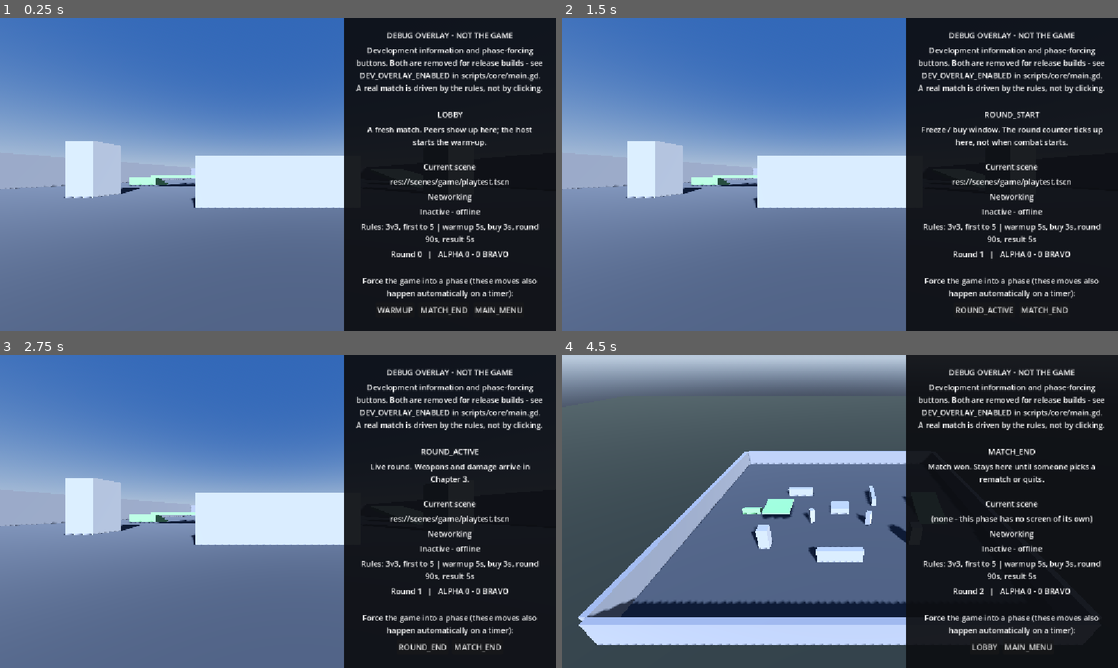
Above: before the commit, frames 1-4 (two rows, left to right).
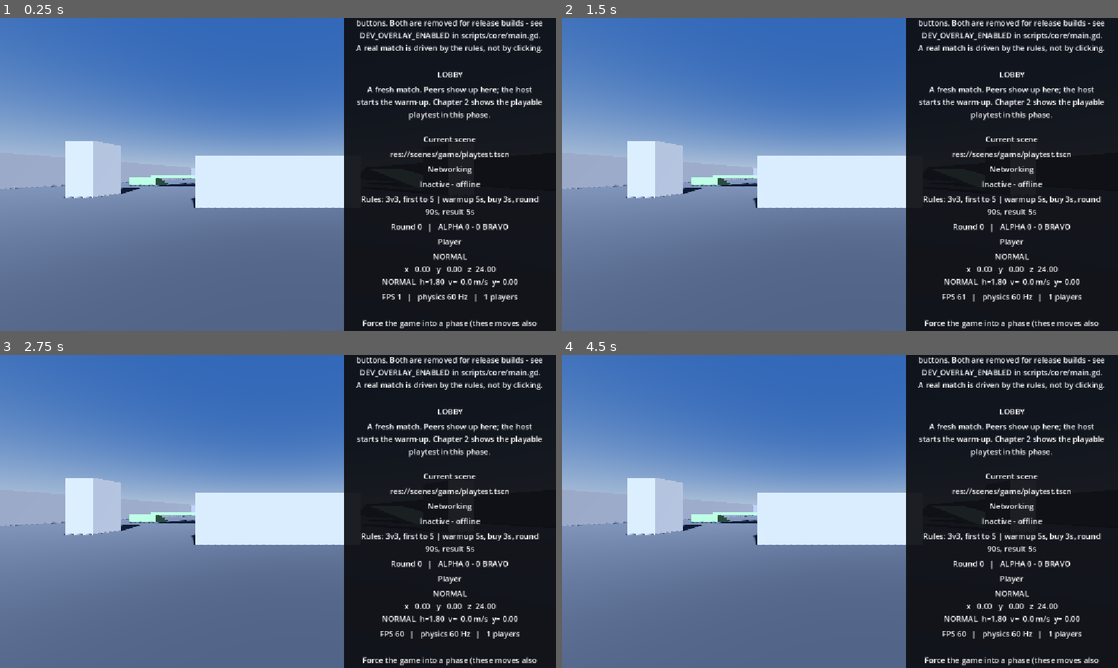
Above: after the commit, the same moments.

Repository: haroonirfan123/tactical-fps
Game: Godot game, scene res://scenes/core/main.tscn
The game is run twice, just before and just after one commit, with the same random seed, the same clock (stepped at 60 frames per second) and the same inputs.
Inputs (mouse positions are in pixels of both pictures, inside the frame that each line leads up to):
- Up to frame 1 (0.25 s): no input
- Up to frame 2 (1.5 s): click (956, 309) at 0.5 s, where only the run before the commit has a clickable "WARMUP"; click (984, 309) at 1.25 s, where only the run before the commit has a clickable "ROUND_START"
- Up to frame 3 (2.75 s): click (422, 646) at 2 s, where only the run before the commit has a clickable "ROUND_ACTIVE"
- Up to frame 4 (4.5 s): click (984, 646) at 2.75 s, where only the run before the commit has a clickable "ROUND_END"; click (984, 646) at 3.5 s, where only the run before the commit has a clickable "ROUND_START"; click (1045, 646) at 4.25 s, where only the run before the commit has a clickable "MATCH_END"

The runs differ from the first frame. In frame 1, 7.7% of the frame differs, in the area x 64-98%, y 0-100%; in frame 2, 7.8%; in frame 3, 7.6%; in frame 4, 62%, in the area x 0-98%, y 0-100%.

Commit message:
Show FPS, player position and movement state in the debug overlay
Extends the Chapter 1 overlay rather than replacing it, so the existing phase
buttons, score and networking readout all still work.

The player line reads from the 'players' group and shows position, speed, and
the coarse movement state (NORMAL / SPRINTING / CROUCHING / AIRBORNE). It is
a cheap per-frame refresh on labels that already exist, not a second overlay.

Still disposable in exactly the way Chapter 1 intended: toggle
Main.DEV_OVERLAY_ENABLED to false, or delete the two dev_overlay files. The
player does not reference the overlay in any direction.

Diff:
--- a/scenes/ui/dev_overlay.tscn
+++ b/scenes/ui/dev_overlay.tscn
@@ -107,6 +107,23 @@
 layout_mode = 2
 horizontal_alignment = 1
 
+[node name="PlayerHeading" type="Label" parent="Panel/Margin/Column"]
+layout_mode = 2
+text = "Player"
+horizontal_alignment = 1
+
+[node name="PlayerLabel" type="Label" parent="Panel/Margin/Column"]
+unique_name_in_owner = true
+layout_mode = 2
+text = "no player in the scene"
+horizontal_alignment = 1
+
+[node name="FpsLabel" type="Label" parent="Panel/Margin/Column"]
+unique_name_in_owner = true
+layout_mode = 2
+text = "FPS --"
+horizontal_alignment = 1
+
 [node name="GapBottom" type="Control" parent="Panel/Margin/Column"]
 custom_minimum_size = Vector2(0, 16)
 layout_mode = 2
--- a/scripts/ui/dev_overlay.gd
+++ b/scripts/ui/dev_overlay.gd
@@ -19,7 +19,7 @@
 ## One line explaining what each phase is for, shown under the phase name.
 const PHASE_NOTES := {
 	GamePhase.Phase.MAIN_MENU: "Nobody connected, nothing loaded. This is the only phase you start in.",
-	GamePhase.Phase.LOBBY: "A fresh match. Peers show up here; the host starts the warm-up.",
+	GamePhase.Phase.LOBBY: "A fresh match. Peers show up here; the host starts the warm-up. Chapter 2 shows the playable playtest in this phase.",
 	GamePhase.Phase.WARMUP: "One-off countdown before the very first round. Only runs once per match.",
 	GamePhase.Phase.ROUND_START: "Freeze / buy window. The round counter ticks up here, not when combat starts.",
 	GamePhase.Phase.ROUND_ACTIVE: "Live round. Weapons and damage arrive in Chapter 3.",
@@ -38,10 +38,17 @@
 @onready var _net_label: Label = %NetLabel
 @onready var _rules_label: Label = %RulesLabel
 @onready var _score_label: Label = %ScoreLabel
+@onready var _player_label: Label = %PlayerLabel
+@onready var _fps_label: Label = %FpsLabel
 @onready var _transition_box: HBoxContainer = %TransitionBox
 
 ## Buttons built for the current phase, so they can be cleared each refresh.
 var _transition_buttons: Array[Button] = []
+
+## Cached from the tree each refresh. Looked up by group rather than by asking
+## the playtest for it, so the overlay keeps working for a player that some
+## future scene spawned somewhere else entirely.
+var _player: Player = null
 
 
 func _ready() -> void:
@@ -52,6 +59,33 @@
 	# The game is already in a phase by the time this loads, so render once
 	# here instead of only reacting to future changes.
 	refresh(GameManager.current_phase)
+
+
+## The player readout and the frame counter change every frame; the phase,
+## rules and score do not. Keeping them on separate paths means the expensive
+## half - rebuilding the transition buttons - is not run 60 times a second.
+func _process(_delta: float) -> void:
+	_refresh_live()
+
+
+func _refresh_live() -> void:
+	_fps_label.text = "FPS %d   |   physics %d Hz   |   %d players" % [
+		Engine.get_frames_per_second(),
+		Engine.physics_ticks_per_second,
+		get_tree().get_nodes_in_group(&"players").size(),
+	]
+
+	_player = get_tree().get_first_node_in_group(&"players") as Player
+	if _player == null:
+		_player_label.text = "No player in the scene."
+		return
+
+	var position := _player.global_position
+	_player_label.text = "%s\nx %6.2f   y %6.2f   z %6.2f\n%s" % [
+		Player.state_name(_player.get_movement_state()),
+		position.x, position.y, position.z,
+		_player.debug_line(),
+	]
 
 
 ## Re-reads everything from the autoloads. Split from [method _on_state_changed]
